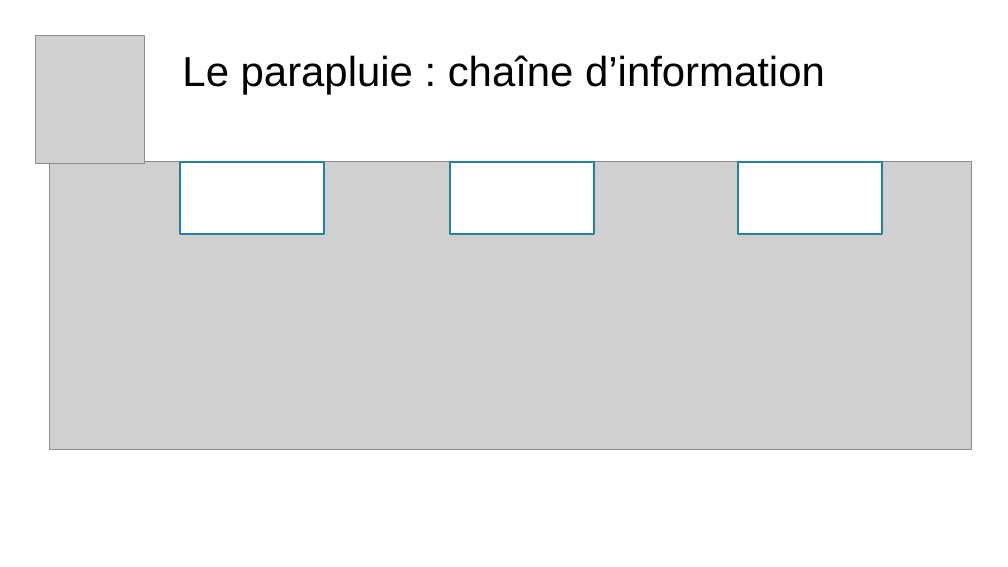
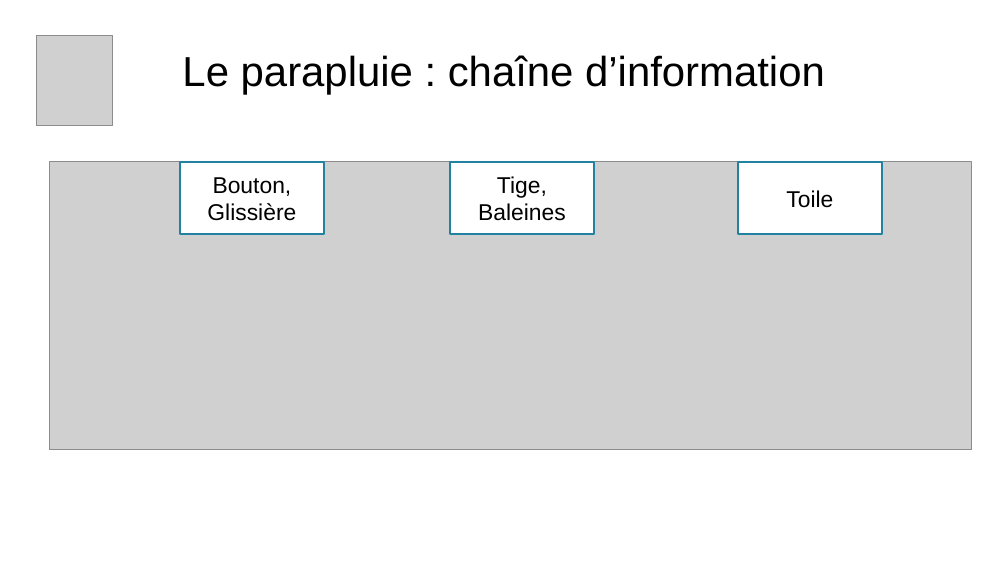
Before and after one commit to Merliin42/Cours-Techno, a slide deck: slide 22 of Introduction/Correction Activité.odp. Drawn at 1008x567 pixels with LibreOffice and Linux fonts; fonts in the diff are those of the drawing; grey boxes stand for pictures; background and template pictures are left out. Boxes give left, top, right and bottom in pixels: in the first picture for what was removed or moved away, otherwise in the second. Text is boxed around its words. In the diff, an @@ line names an element or a change of style, - is before the commit and + after.

```diff
--- a/Introduction/Correction Activité.odp
+++ b/Introduction/Correction Activité.odp
@@ picture: place and size @@
-picture at (36,36,144,163)
+picture at (36,36,113,125)
@@ text in rectangle at (207,177,296,221): text added @@
+Bouton,
+Glissière
@@ text in rectangle at (478,176,566,221): text added @@
+Tige,
+Baleines
@@ text in rectangle at (786,190,833,208): text added @@
+Toile
```
Also in this commit, not shown: 19 other slides changed, 4 other files.
